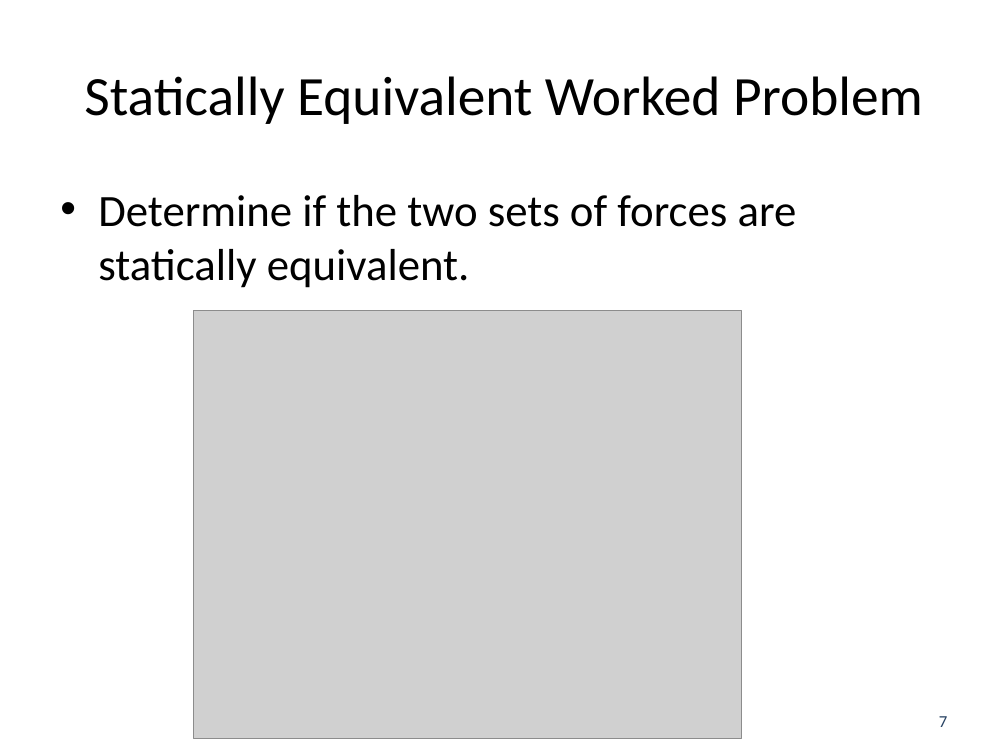
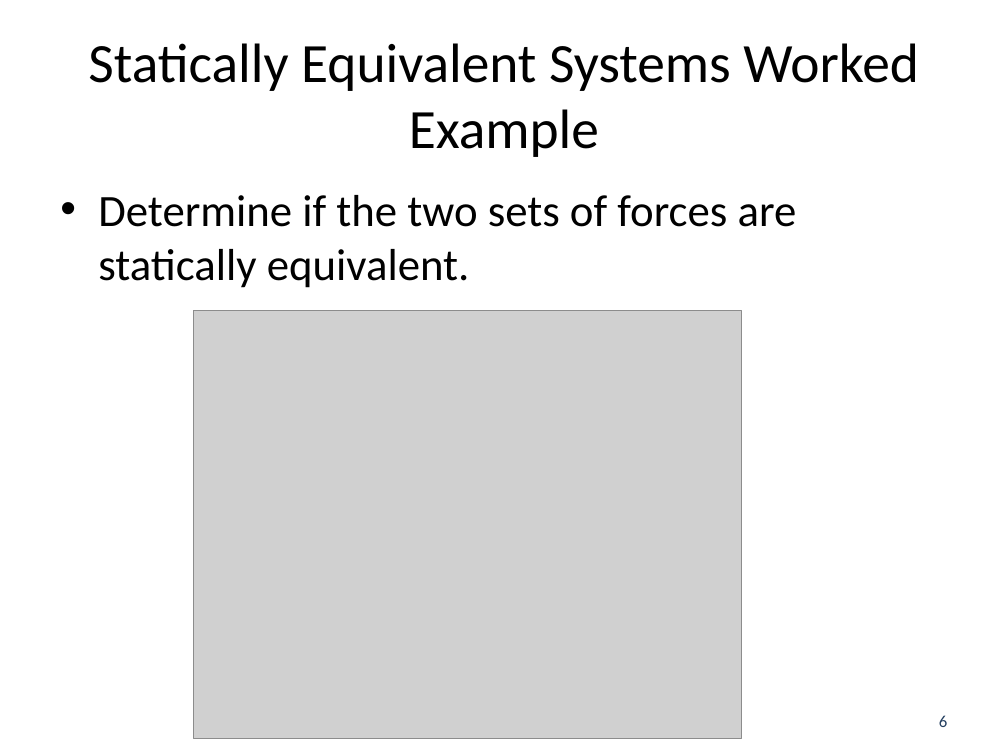
Before and after one commit to JacobMoore/mechanics_textbook, a slide deck: slide 6 of Lecture Slides/VideoLectureSlides/4.1.pptx (slide 7 before the commit). Drawn at 1008x756 pixels with LibreOffice and Linux fonts; fonts in the diff are those of the drawing; grey boxes stand for pictures. Boxes give left, top, right and bottom in pixels: in the first picture for what was removed or moved away, otherwise in the second. Text is boxed around its words. In the diff, an @@ line names an element or a change of style, - is before the commit and + after.

Commit message:
Added Various Worked Example Videos

```diff
--- a/Lecture Slides/VideoLectureSlides/4.1.pptx
+++ b/Lecture Slides/VideoLectureSlides/4.1.pptx
@@ title at [88, 43, 919, 157]: text changed @@
-Statically Equivalent Worked Problem
+Statically Equivalent Systems Worked Example
@@ page number at [939, 715, 947, 727]: text changed @@
-7
+6
```
Also in this commit, not shown: 1 other slide changed, 2 slides added, 22 other files.
